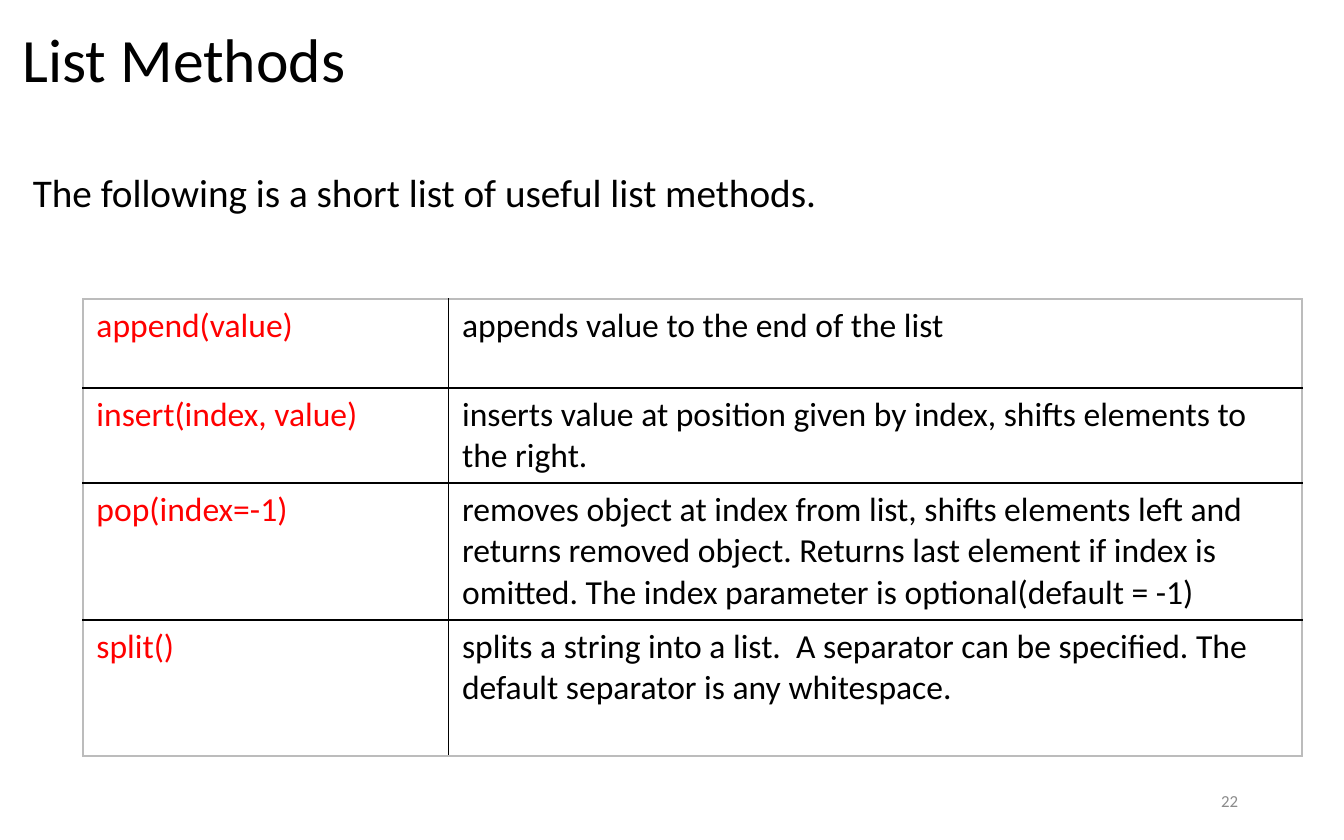
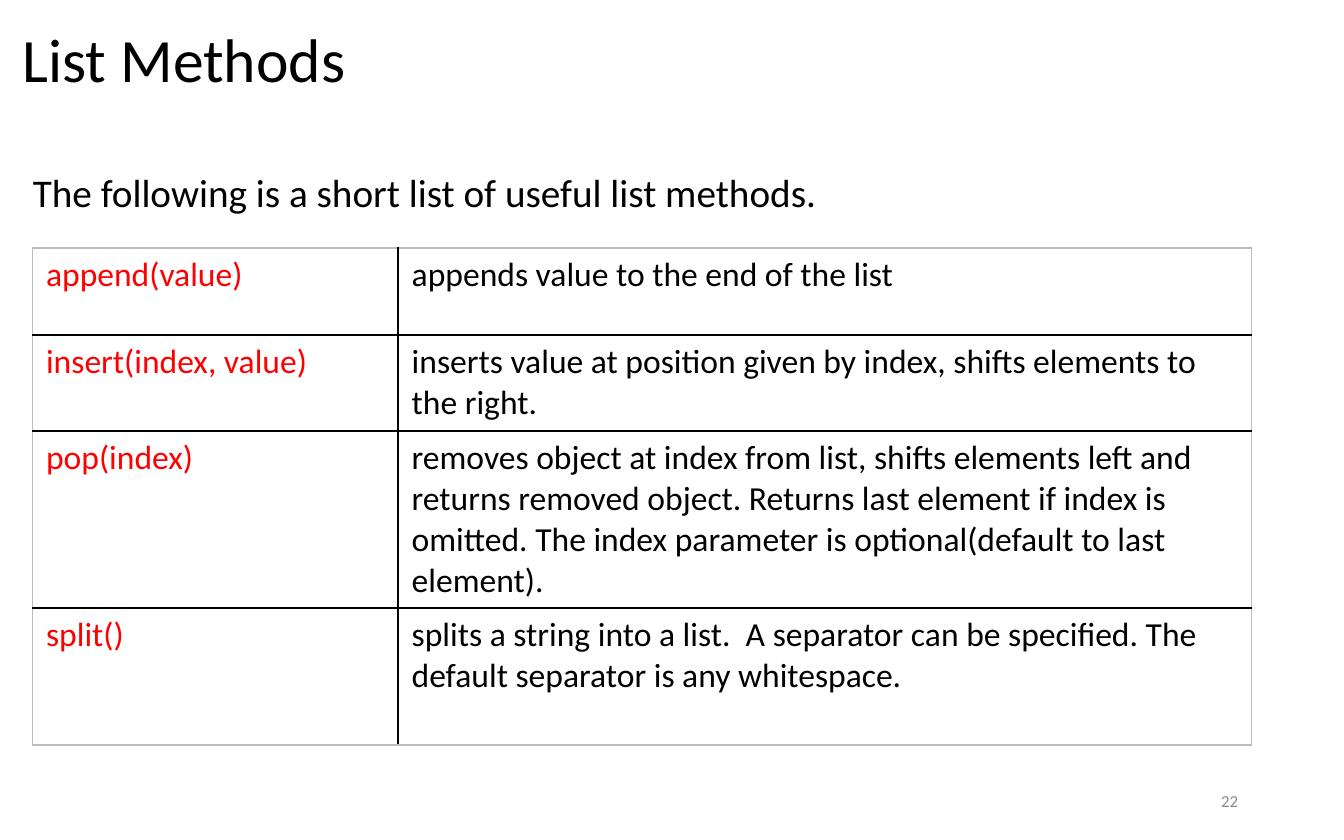
Before and after one commit to LongBaoNguyen/longbaonguyen.github.io, a slide deck: slide 22 of courses/apcsp/lect6.pptx. Drawn at 1344x840 pixels with LibreOffice and Linux fonts; fonts in the diff are those of the drawing. Boxes give left, top, right and bottom in pixels: in the first picture for what was removed or moved away, otherwise in the second. Text is boxed around its words. In the diff, an @@ line names an element or a change of style, - is before the commit and + after.

```diff
--- a/courses/apcsp/lect6.pptx
+++ b/courses/apcsp/lect6.pptx
@@ table at bbox=[32, 247, 1251, 738] @@
-row 3, column 1: pop(index=-1)
+row 3, column 1: pop(index)
-row 3, column 2: removes object at index from list, shifts elements left and returns removed object. Returns last element if index is omitted. The index parameter is optional(default = -1)
+row 3, column 2: removes object at index from list, shifts elements left and returns removed object. Returns last element if index is omitted. The index parameter is optional(default to last element).
@@ table: place and size @@
-table at bbox=[83, 298, 1302, 750]
+table at bbox=[32, 247, 1251, 738]
```
Also in this commit, not shown: 4 slides added, 1 other file.
